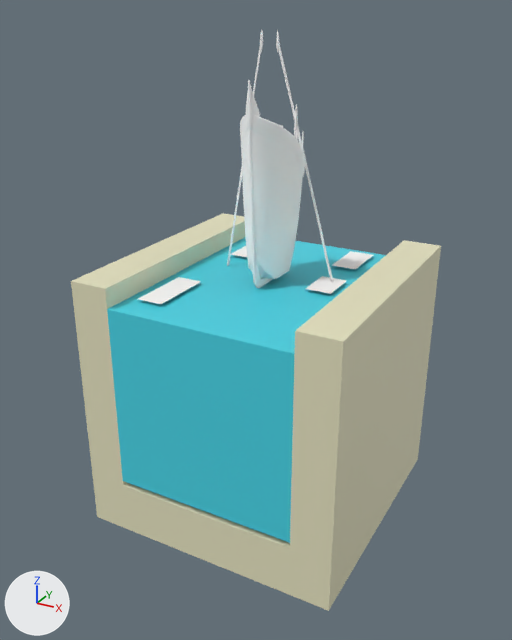
The glTF model three/static/models/12_0.glb as it was, and as the next commit left it.
Before and after are seen from a camera (50 mm lens) standing at (2.3, -4.38, 2.71) and looking at (-0.04, -0.13, 0.58). The axes (+X, +Y, +Z) are drawn at lower left. The lights are the same throughout. Where no turn or scale is listed for an object, it has been applied to the vertices.

Script lines for the objects in view, before the commit:
```python
me_cube = bpy.data.meshes.new('Cube')
me_cube.from_pydata(...)  # 16 vertices, 28 faces; spans x -1.0..1.0, y -1.0..1.0, z -1.0..1.0
me_cube.materials.append(mat_material)  # beige #e7e4c1
me_cube_001 = bpy.data.meshes.new('Cube.001')
me_cube_001.from_pydata(...)  # a box spanning x -1.0..1.0, y -1.0..1.0, z -1.0..1.0
me_cube_001.materials.append(mat_material_001)  # cyan #46d5e7
me_mesh_001 = bpy.data.meshes.new('mesh.001')
me_mesh_001.from_pydata(...)  # 3378 vertices, 6632 faces; spans x -4.82..4.82, y -5.92..5.17, z -0.17..2.52
me_mesh_001.materials.append(mat_material_015)  # white #ffffff
me_plane_003 = bpy.data.meshes.new('Plane.003')
me_plane_003.from_pydata([(-0.1, -0.25, 0.0), (0.1, -0.25, 0.0), (-0.1, 0.25, 0.0), (0.1, 0.25, 0.0)], [], [(0, 1, 3), (0, 3, 2)])
me_plane_003.materials.append(mat_material_008)  # white #ffffff
me_plane_004 = bpy.data.meshes.new('Plane.004')
me_plane_004.from_pydata([(-0.1, -0.2, 0.0), (0.1, -0.2, 0.0), (-0.1, 0.2, 0.0), (0.1, 0.2, 0.0)], [], [(0, 1, 3), (0, 3, 2)])
me_plane_004.materials.append(mat_material_009)  # white #ffffff
ob_cube = bpy.data.objects.new('Cube', me_cube)
ob_cube.location = (0.0, 0.0, 0.0)
ob_cube_001 = bpy.data.objects.new('Cube.001', me_cube_001)
ob_cube_001.location = (0.0, 0.0, 0.152)
ob_cube_001.scale = (0.7, 1.0, 0.7)
ob_plane_003 = bpy.data.objects.new('Plane.003', me_plane_003)
ob_plane_003.location = (-0.495, -0.554, 0.877)
ob_plane_004 = bpy.data.objects.new('Plane.004', me_plane_004)
ob_plane_004.location = (0.396, 0.684, 0.877)
ob_retopo_cube_006 = bpy.data.objects.new('Retopo_Cube.006', me_mesh_001)
ob_retopo_cube_006.location = (0.0, 0.0, 0.822)
ob_retopo_cube_006.scale = (0.1, 0.05, 0.7)
```
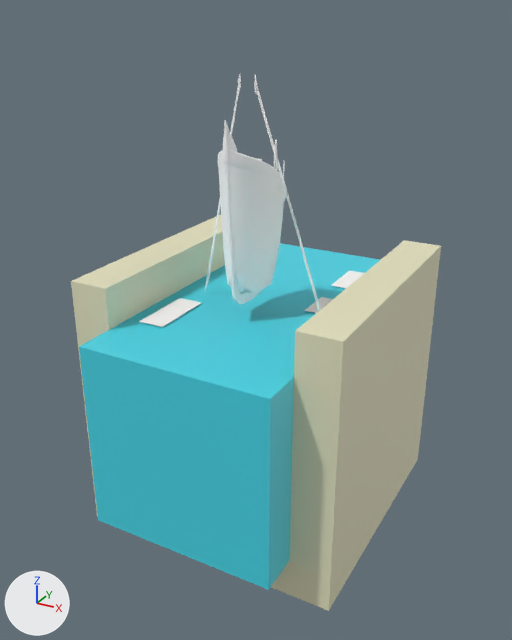
Pixel boxes [x1, y1, x2, y2] of what changed, in the pictures (512 x 640 px):
'Cube.001', moved, rescaled (8% wider, 13% taller): before [107, 237, 386, 543]; after [79, 243, 380, 590]
'Retopo_Cube.006', moved, rescaled (8% wider, 8% shorter): before [227, 29, 333, 288]; after [205, 74, 320, 311]
'Plane.003', moved: before [138, 277, 201, 304]; after [140, 298, 201, 327]
'Plane.004', moved: before [332, 251, 373, 269]; after [331, 271, 364, 288]

The edits, one by one:
Object 'Cube.001' (ob_cube_001) moves from (0.0, 0.0, 0.152) to (0.0, 0.0, 0.0).
Object 'Cube.001' (ob_cube_001) is rescaled from (0.7, 1.0, 0.7) to (0.7, 1.3, 0.7).
Object 'Plane.003' (ob_plane_003) moves from (-0.495, -0.554, 0.877) to (-0.495, -0.554, 0.71).
Object 'Plane.004' (ob_plane_004) moves from (0.396, 0.684, 0.877) to (0.396, 0.684, 0.71).
Object 'Retopo_Cube.006' (ob_retopo_cube_006) moves from (0.0, 0.0, 0.822) to (0.0, -0.293, 0.822).
Object 'Retopo_Cube.006' (ob_retopo_cube_006) is rescaled from (0.1, 0.05, 0.7) to (0.1, 0.05, 0.6).
